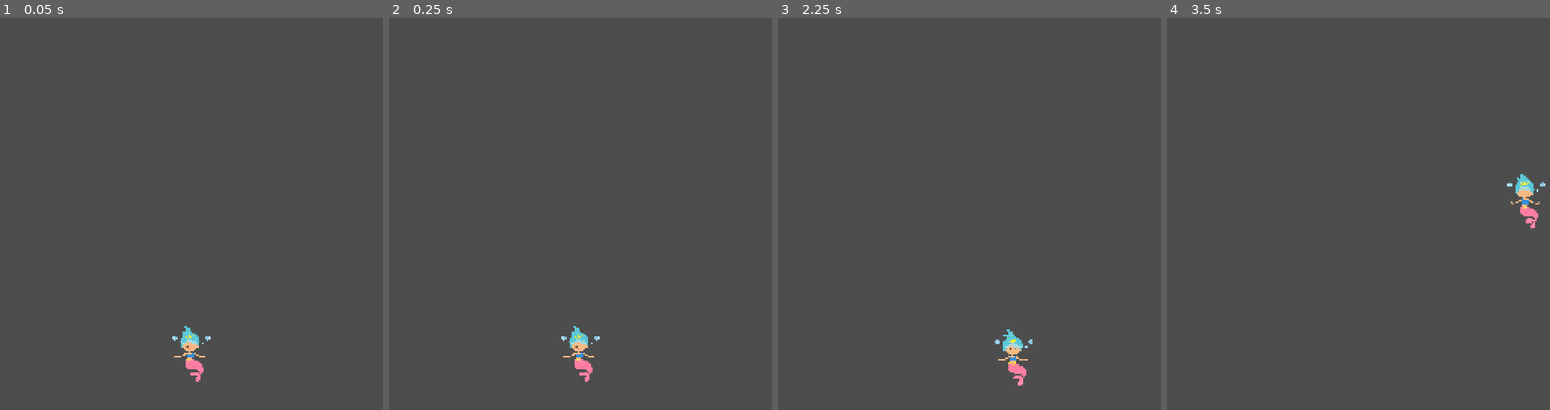
Above: before the commit, frames 1-4 (left to right).
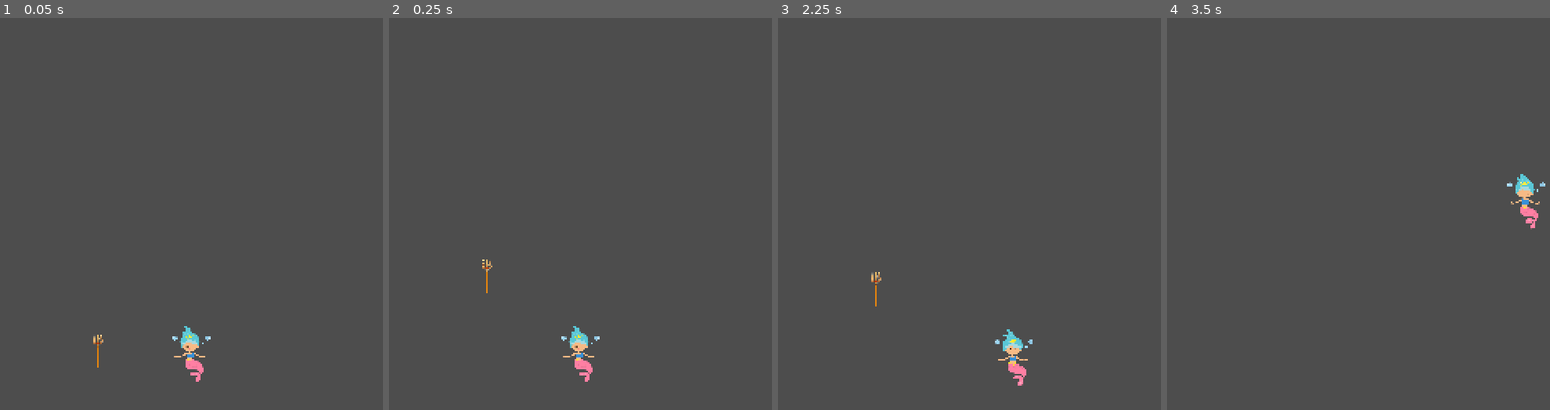
Above: after the commit, the same moments.

Repository: mnurbol-glitch/A-Mermaids-Tale
Game: Godot game, scene res://scenes/Game_Madina.tscn
The game is run twice, just before and just after one commit, with the same random seed, the same clock (stepped at 60 frames per second) and the same inputs.
Inputs:
- Up to frame 1 (0.05 s): no input
- Up to frame 2 (0.25 s): no input
- Up to frame 3 (2.25 s): tap Enter at 0.5 s; hold Right (move_right) 0.53-1.28 s; hold Down (move_down) 1.28-2.03 s; tap R (reset) at 2 s; hold Right (move_right) from 2.03 s (still down)
- Up to frame 4 (3.5 s): release Right (move_right) at 2.78 s; hold Up (move_up) from 2.78 s (still down)

The runs differ from the first frame. In frame 1, less than 0.1% of the frame differs, in the area x 24-27%, y 80-90%; in frame 2, less than 0.1%; in frame 3, less than 0.1%, in the area x 24-27%, y 64-74%; in frame 4, nothing differs.

Commit message:
2nd scene update 3

Diff:
--- a/a-mermaids-tale-game/scenes/Game_Madina.tscn
+++ b/a-mermaids-tale-game/scenes/Game_Madina.tscn
@@ -2,6 +2,7 @@
 
 [ext_resource type="Script" uid="uid://bqjel4hfkctdd" path="res://scripts/game_madina.gd" id="1_h74fe"]
 [ext_resource type="PackedScene" uid="uid://cvy6qv1orcddt" path="res://scenes/player.tscn" id="2_iw4op"]
+[ext_resource type="PackedScene" uid="uid://b3vr4cml6scqh" path="res://scenes/trident.tscn" id="3_iw4op"]
 
 [node name="Game_lvl2_Madina" type="Node2D" unique_id=1845959821]
 script = ExtResource("1_h74fe")
@@ -11,3 +12,6 @@
 
 [node name="PlayerSpawnPos" type="Marker2D" parent="." unique_id=1755339875]
 position = Vector2(810, 900)
+
+[node name="Area2D" parent="." unique_id=1662651136 instance=ExtResource("3_iw4op")]
+position = Vector2(563, 988)
--- a/a-mermaids-tale-game/scenes/player.tscn
+++ b/a-mermaids-tale-game/scenes/player.tscn
@@ -13,3 +13,6 @@
 
 [node name="CollisionPolygon2D" type="CollisionPolygon2D" parent="." unique_id=1897560851]
 polygon = PackedVector2Array(-33.333332, -16.666666, -13.333333, -16.666666, -6.6666665, -26.666666, -40, -36.666664, - …(674 unchanged characters)…
+
+[node name="Muzzle" type="Marker2D" parent="." unique_id=232284241]
+position = Vector2(0, -283.3335)
--- a/a-mermaids-tale-game/scenes/trident.tscn
+++ b/a-mermaids-tale-game/scenes/trident.tscn
@@ -1,15 +1,24 @@
 [gd_scene format=3 uid="uid://b3vr4cml6scqh"]
 
+[ext_resource type="Script" uid="uid://dgocj5tr87f4q" path="res://scripts/trident.gd" id="1_8jqlw"]
 [ext_resource type="Texture2D" uid="uid://ddtyo2cbyg2kj" path="res://assets/trident.png" id="1_557qm"]
-[ext_resource type="PackedScene" uid="uid://cvy6qv1orcddt" path="res://scenes/player.tscn" id="2_8jqlw"]
+
+[sub_resource type="CapsuleShape2D" id="CapsuleShape2D_0v4q8"]
+radius = 13.0
+height = 92.0
 
 [node name="Area2D" type="Area2D" unique_id=1662651136]
+script = ExtResource("1_8jqlw")
 
 [node name="Sprite2D" type="Sprite2D" parent="." unique_id=433047925]
-position = Vector2(0, -135.99998)
-scale = Vector2(0.1, 0.1)
+position = Vector2(0, -46)
+scale = Vector2(0.08, 0.08)
 texture = ExtResource("1_557qm")
 
 [node name="CollisionShape2D" type="CollisionShape2D" parent="." unique_id=709587514]
+position = Vector2(0, -46)
+shape = SubResource("CapsuleShape2D_0v4q8")
 
-[node name="Player" parent="." unique_id=118782493 instance=ExtResource("2_8jqlw")]
+[node name="VisibleOnScreenNotifier2D" type="VisibleOnScreenNotifier2D" parent="." unique_id=771401042]
+position = Vector2(-4, 27)
+rect = Rect2(-10, -10, 30, 20)
--- a/a-mermaids-tale-game/scripts/player.gd
+++ b/a-mermaids-tale-game/scripts/player.gd
@@ -1,8 +1,21 @@
 extends CharacterBody2D
 
+signal trident_shot(trident_scene, location)
+
 @export var speed = 600
+
+@onready var muzzle = $Muzzle
+
+var trident_scene = preload("res://scenes/trident.tscn")
+
+func _process(delta):
+	if Input.is_action_just_pressed("shoot"):
+		shoot()
 
 func _physics_process(delta):
 	var direction = Vector2(Input.get_axis("move_left", "move_right"), Input.get_axis("move_up", "move_down"))
 	velocity = direction  * speed
 	move_and_slide()
+
+func shoot():
+	trident_shot.emit(trident_scene, muzzle.global_position)
--- a/a-mermaids-tale-game/scripts/trident.gd
+++ b/a-mermaids-tale-game/scripts/trident.gd
@@ -1,11 +1,9 @@
 extends Area2D
 
+@export var speed = 1000
 
-# Called when the node enters the scene tree for the first time.
-func _ready() -> void:
-	pass # Replace with function body.
+func _physics_process(delta):
+	global_position.y += -speed * delta
 
-
-# Called every frame. 'delta' is the elapsed time since the previous frame.
-func _process(delta: float) -> void:
-	pass
+func _on_visible_on_screen_notifier_2d_screen_exited() -> void:
+	queue_free()
